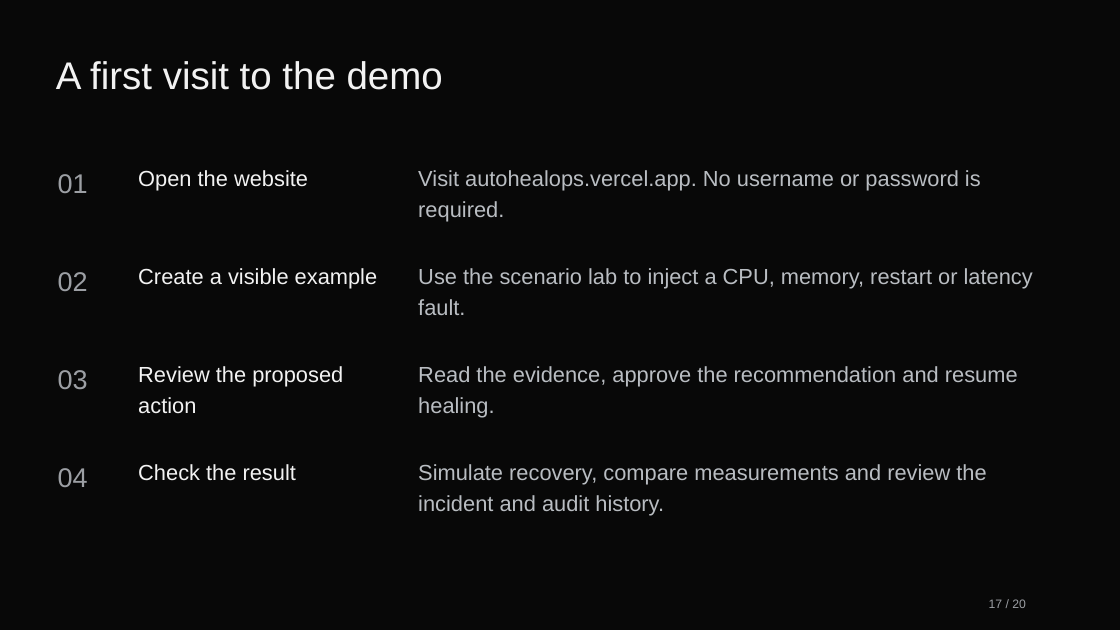
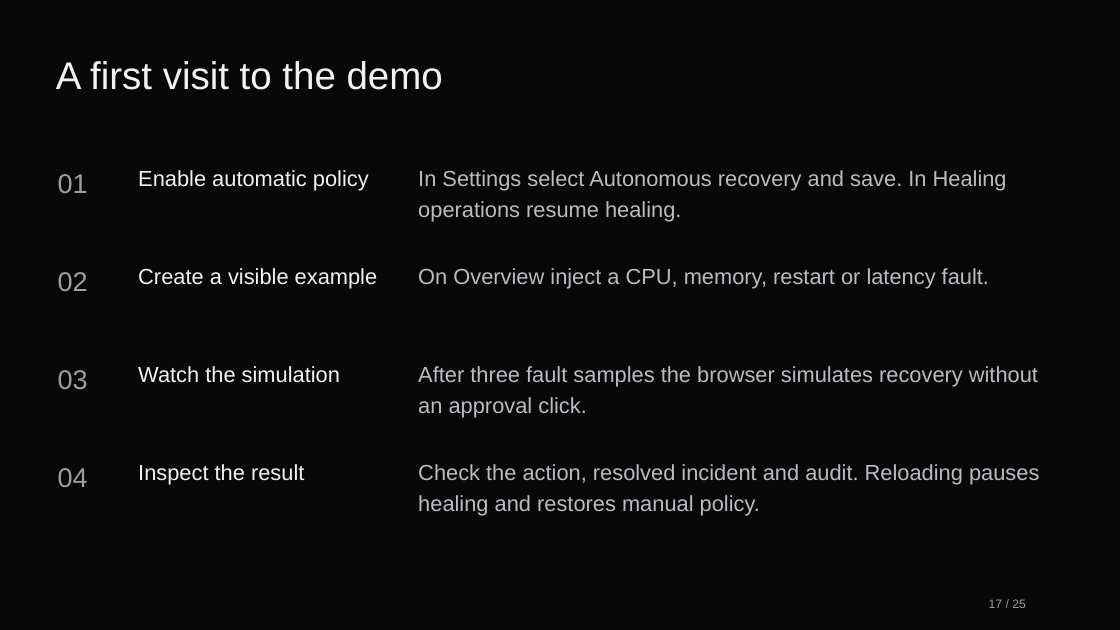
Before and after one commit to manikantbindass/AutoHealOps-Self-Healing-Kubernetes-Cluster-with-AI-Fault-Detection, a slide deck: slide 17 of docs/overview/AutoHealOps-Project-Explained.pptx. Drawn at 1120x630 pixels with LibreOffice and Linux fonts; fonts in the diff are those of the drawing. Boxes give left, top, right and bottom in pixels: in the first picture for what was removed or moved away, otherwise in the second. Text is boxed around its words. In the diff, an @@ line names an element or a change of style, - is before the commit and + after.

Commit message:
docs: explain autonomous recovery in guides

```diff
--- a/docs/overview/AutoHealOps-Project-Explained.pptx
+++ b/docs/overview/AutoHealOps-Project-Explained.pptx
@@ text at (x1=138, y1=170, x2=369, y2=191): text changed @@
-Open the website
+Enable automatic policy
@@ text at (x1=418, y1=170, x2=1007, y2=222): text changed @@
-Visit autohealops.vercel.app. No username or password is required.
+In Settings select Autonomous recovery and save. In Healing operations resume healing.
@@ text at (x1=418, y1=268, x2=989, y2=289): text changed @@
-Use the scenario lab to inject a CPU, memory, restart or latency fault.
+On Overview inject a CPU, memory, restart or latency fault.
@@ text at (x1=138, y1=366, x2=340, y2=383): text changed @@
-Review the proposed action
+Watch the simulation
@@ text at (x1=418, y1=366, x2=1038, y2=418): text changed @@
-Read the evidence, approve the recommendation and resume healing.
+After three fault samples the browser simulates recovery without an approval click.
@@ text at (x1=138, y1=464, x2=304, y2=485): text changed @@
-Check the result
+Inspect the result
@@ text at (x1=418, y1=464, x2=1039, y2=516): text changed @@
-Simulate recovery, compare measurements and review the incident and audit history.
+Check the action, resolved incident and audit. Reloading pauses healing and restores manual policy.
@@ text at (x1=989, y1=599, x2=1026, y2=608): text changed @@
-17 / 20
+17 / 25
```
Also in this commit, not shown: 18 other slides changed, 5 slides added, 5 other files.
